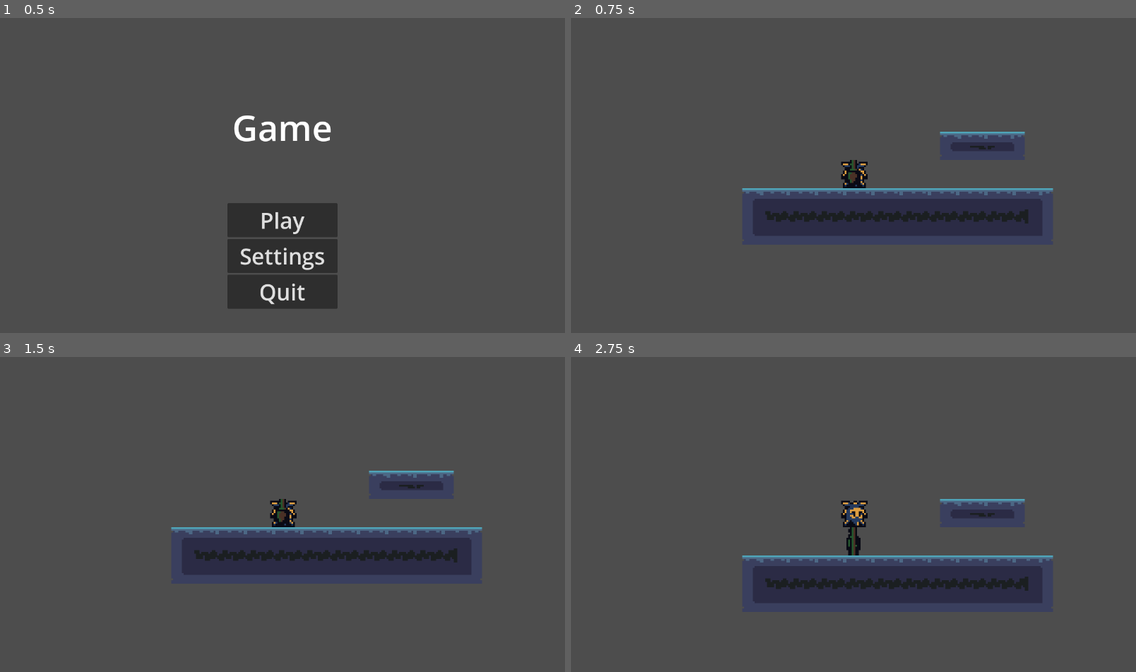
Above: before the commit, frames 1-4 (two rows, left to right).
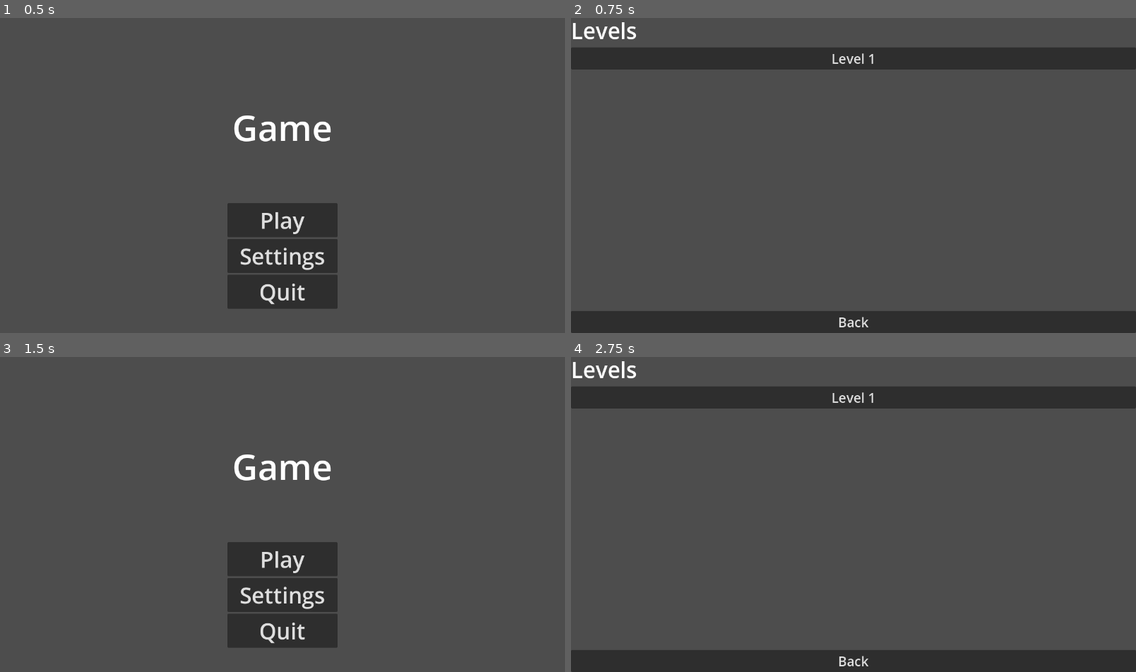
Above: after the commit, the same moments.

Repository: Artindi/Server-Wide-Game-Jam-1
Game: Godot game, scene res://scenes/screens/main_menu.tscn
Two runs of this game, one before a commit and one after it. Both use one fixed random seed, a clock stepped at 60 frames per second and the inputs below.
Inputs (mouse positions are in pixels of both pictures, inside the frame that each line leads up to):
- Up to frame 1 (0.5 s): no input
- Up to frame 2 (0.75 s): click "Play" at 0.5 s
- Up to frame 3 (1.5 s): click (282, 659) at 1.25 s, where only the run after the commit has a clickable "Back"
- Up to frame 4 (2.75 s): click (853, 558) at 2 s, where only the run after the commit has a clickable "Play"

Frame 1 is identical in both runs. In frame 2, 22% of the frame differs, in the area x 0-100%, y 1-100%; in frame 3, 11%; in frame 4, 22%.

Commit message:
Finished
Added level select and made the Savesystem load on open of the game.

Diff:
--- a/objective.gd
+++ b/objective.gd
@@ -1,4 +1,5 @@
 extends StaticBody2D
 
+# If the objective is touched by the player, it does this thing
 func _on_area_2d_body_entered(body) -> void:
 	print("Works")
--- a/scenes/Player/player.tscn
+++ b/scenes/Player/player.tscn
@@ -11,7 +11,6 @@
 size = Vector2(16, 16)
 
 [node name="Player" type="CharacterBody2D"]
-collision_layer = 3
 script = ExtResource("1_30jw6")
 
 [node name="Sprite2D" type="Sprite2D" parent="."]
--- /dev/null
+++ b/scenes/screens/level_select.gd
@@ -0,0 +1,28 @@
+extends Control
+@export var level2 : Button
+@export var level3 : Button
+@export var level4 : Button
+@export var level5 : Button
+@export var level6 : Button
+@export var level7 : Button
+
+func _ready() -> void:
+	# sifts through the level variable to see if certain levels are unlocked and shows them if they are
+	if SaveSystem.save_game.level >= 1:
+		level2.show()
+	if SaveSystem.save_game.level >= 2:
+		level3.show()
+	if SaveSystem.save_game.level >= 3:
+		level4.show()
+	if SaveSystem.save_game.level >= 4:
+		level5.show()
+	if SaveSystem.save_game.level >= 5:
+		level6.show()
+	if SaveSystem.save_game.level >= 6:
+		level7.show()
+
+func _on_back_button_pressed():
+	get_tree().change_scene_to_file("res://scenes/screens/main_menu.tscn")
+
+func _on_level_1_button_pressed():
+	get_tree().change_scene_to_file("res://scenes/screens/temp_test.tscn")
--- /dev/null
+++ b/scenes/screens/level_select.tscn
@@ -0,0 +1,92 @@
+[gd_scene load_steps=2 format=3 uid="uid://d4b6p8eos4vf0"]
+
+[ext_resource type="Script" path="res://scenes/screens/level_select.gd" id="1_d1hbr"]
+
+[node name="Level Select" type="Control" node_paths=PackedStringArray("level2", "level3", "level4", "level5", "level6", "level7")]
+layout_mode = 3
+anchors_preset = 15
+anchor_right = 1.0
+anchor_bottom = 1.0
+grow_horizontal = 2
+grow_vertical = 2
+script = ExtResource("1_d1hbr")
+level2 = NodePath("VBoxContainer/ScrollContainer/VBoxContainer/Level2Button")
+level3 = NodePath("VBoxContainer/ScrollContainer/VBoxContainer/Level3Button")
+level4 = NodePath("VBoxContainer/ScrollContainer/VBoxContainer/Level4Button")
+level5 = NodePath("VBoxContainer/ScrollContainer/VBoxContainer/Level5Button")
+level6 = NodePath("VBoxContainer/ScrollContainer/VBoxContainer/Level6Button")
+level7 = NodePath("VBoxContainer/ScrollContainer/VBoxContainer/Level7Button")
+
+[node name="VBoxContainer" type="VBoxContainer" parent="."]
+layout_mode = 1
+anchors_preset = 15
+anchor_right = 1.0
+anchor_bottom = 1.0
+grow_horizontal = 2
+grow_vertical = 2
+
+[node name="Label" type="Label" parent="VBoxContainer"]
+layout_mode = 2
+theme_override_font_sizes/font_size = 50
+text = "Levels"
+
+[node name="ScrollContainer" type="ScrollContainer" parent="VBoxContainer"]
+layout_mode = 2
+size_flags_vertical = 3
+
+[node name="VBoxContainer" type="VBoxContainer" parent="VBoxContainer/ScrollContainer"]
+layout_mode = 2
+size_flags_horizontal = 3
+size_flags_vertical = 3
+
+[node name="Level1Button" type="Button" parent="VBoxContainer/ScrollContainer/VBoxContainer"]
+layout_mode = 2
+theme_override_font_sizes/font_size = 30
+text = "Level 1"
+
+[node name="Level2Button" type="Button" parent="VBoxContainer/ScrollContainer/VBoxContainer"]
+visible = false
+layout_mode = 2
+theme_override_font_sizes/font_size = 30
+text = "Level 2"
+
+[node name="Level3Button" type="Button" parent="VBoxContainer/ScrollContainer/VBoxContainer"]
+visible = false
+layout_mode = 2
+theme_override_font_sizes/font_size = 30
+text = "Level 3"
+
+[node name="Level4Button" type="Button" parent="VBoxContainer/ScrollContainer/VBoxContainer"]
+visible = false
+layout_mode = 2
+theme_override_font_sizes/font_size = 30
+text = "Level 4"
+
+[node name="Level5Button" type="Button" parent="VBoxContainer/ScrollContainer/VBoxContainer"]
+visible = false
+layout_mode = 2
+theme_override_font_sizes/font_size = 30
+text = "Level 5"
+
+[node name="Level6Button" type="Button" parent="VBoxContainer/ScrollContainer/VBoxContainer"]
+visible = false
+layout_mode = 2
+theme_override_font_sizes/font_size = 30
+text = "Level 6"
+
+[node name="Level7Button" type="Button" parent="VBoxContainer/ScrollContainer/VBoxContainer"]
+visible = false
+layout_mode = 2
+theme_override_font_sizes/font_size = 30
+text = "Level 7"
+
+[node name="BackButton" type="Button" parent="VBoxContainer"]
+layout_mode = 2
+size_flags_horizontal = 3
+size_flags_vertical = 8
+theme_override_font_sizes/font_size = 30
+text = "Back
+"
+
+[connection signal="pressed" from="VBoxContainer/ScrollContainer/VBoxContainer/Level1Button" to="." method="_on_level_1_button_pressed"]
+[connection signal="pressed" from="VBoxContainer/BackButton" to="." method="_on_back_button_pressed"]
--- a/scripts/SaveFile.gd
+++ b/scripts/SaveFile.gd
@@ -1,6 +1,9 @@
 class_name SaveFile extends Resource
-
+# Level is one less than the actual level (Ex. level = 2 means the player can go to level 3)
+@export var level = 0
+# Display Option Value is the variable for whether the screen is fullscreen or windowed
 @export var display_option_value = 0
+# Volume Variables
 @export var master_vol_value = -15
 @export var music_vol_value = -15
 @export var sfx_vol_value = -15
--- a/scripts/SaveSystem.gd
+++ b/scripts/SaveSystem.gd
@@ -20,6 +20,11 @@
 	else:
 		save_game = ResourceLoader.load("user://savegame.tres")
 
+	SaveSystem.save_game.toggle_fullscreen(SaveSystem.save_game.display_option_value)
+	SaveSystem.save_game.update_vol(0, SaveSystem.save_game.master_vol_value)
+	SaveSystem.save_game.update_vol(1, SaveSystem.save_game.music_vol_value)
+	SaveSystem.save_game.update_vol(2, SaveSystem.save_game.sfx_vol_value)
+
 func restart() -> void:
 	save_game = SaveFile.new()
 	saving()
--- a/scripts/main.gd
+++ b/scripts/main.gd
@@ -3,17 +3,13 @@
 
 # Called when the node enters the scene tree for the first time.
 func _ready():
-	pass # Replace with function body.
-
-# Called every frame. 'delta' is the elapsed time since the previous frame.
-func _process(delta):
-	pass
+	SaveSystem.load_game()
 
 func _on_quit_button_pressed():
 	get_tree().quit()
 
 func _on_play_button_pressed():
-	get_tree().change_scene_to_file("res://Scenes/Screens/temp_test.tscn")
+	get_tree().change_scene_to_file("res://scenes/screens/level_select.tscn")
 
 func _on_settings_button_pressed():
 	settings.show()
--- a/scripts/settings.gd
+++ b/scripts/settings.gd
@@ -9,7 +9,7 @@
 @export var music_vol : Slider
 @export var sfx_vol : Slider
 
-# Functionss
+# Functions
 func _on_display_mode_btn_item_selected(index) -> void:
 	SaveSystem.save_game.toggle_fullscreen(index)
 
Not shown: 1 places in scenes/objective.tscn that only renumber resources
